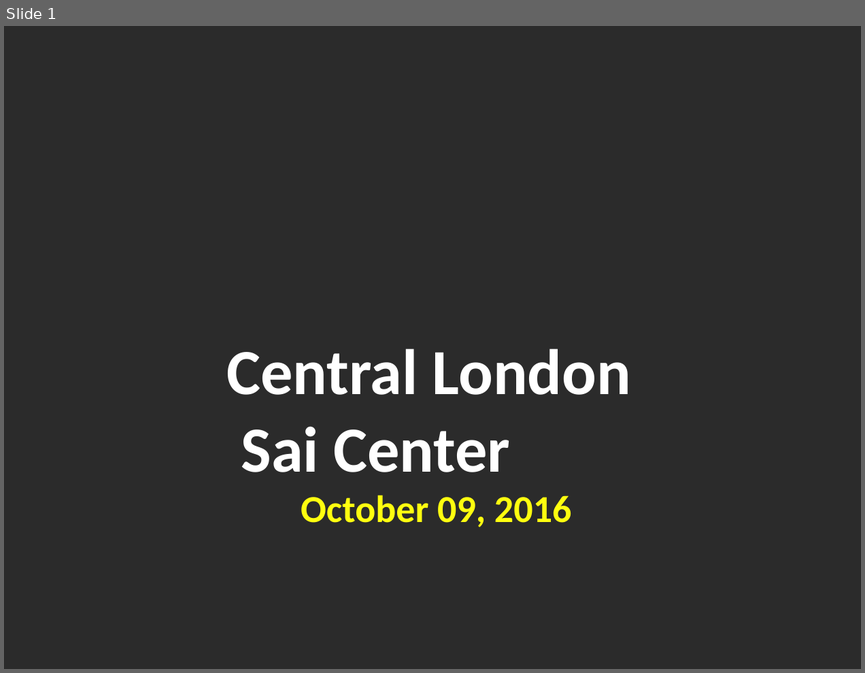
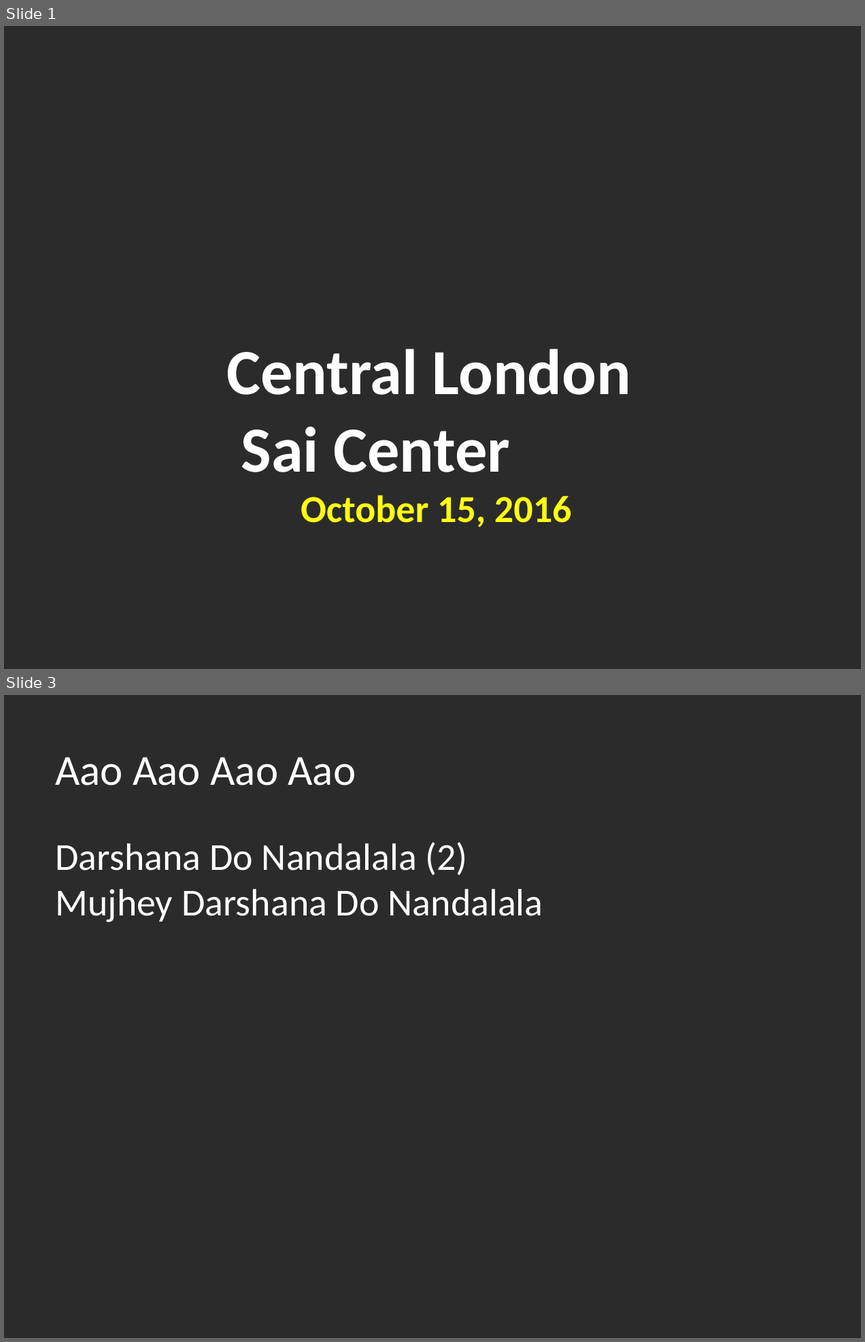
Before and after one commit to riteshreddyr/bhajanpresentationmaker, a slide deck: generated_ppts/bhajans.pptx. Shown one above the other, each under a label of ours: slide 1 before the commit, slides 1 and 3 after it; the slides between them are not shown. The pictures are 865x673 and 865x1342 pixels, drawn with LibreOffice and Linux fonts; fonts in the diff are those of the drawing; background and template pictures are left out; a plain dark background stands for a picture behind light text. Boxes give left, top, right and bottom in pixels: in the first picture for what was removed or moved away, otherwise in the second. Text is boxed around its words. In the diff, an @@ line names an element or a change of style, - is before the commit and + after.

```diff
--- a/generated_ppts/bhajans.pptx
+++ b/generated_ppts/bhajans.pptx
@@ slide 3 added at box(4, 695, 861, 1338), background picture (left out) @@
@@ text added at box(55, 757, 356, 785), 36 pt, text #FFFFFF @@
+Aao Aao Aao Aao
@@ text added at box(55, 842, 543, 922), 32 pt, text #FFFFFF @@
+Darshana Do Nandalala (2)
+Mujhey Darshana Do Nandalala
@@ slide 1 changed as well @@
@@ text at box(226, 348, 631, 527): text changed @@
-Central London
-Sai Center
-October 09, 2016
+Central London
+Sai Center
+October 15, 2016
```
Also in this commit, not shown: 1 other slide added, 12 slides removed, 16 other files.
